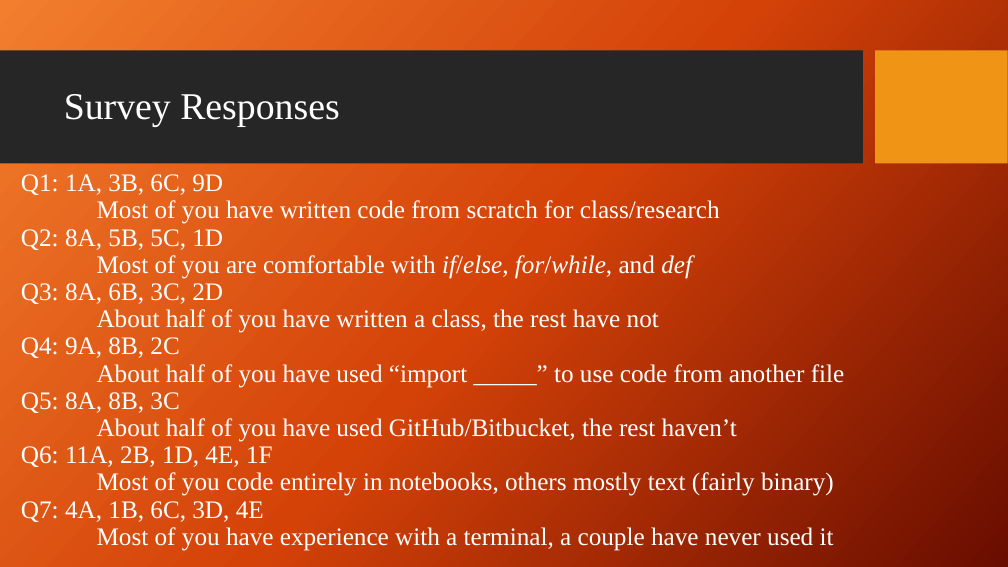
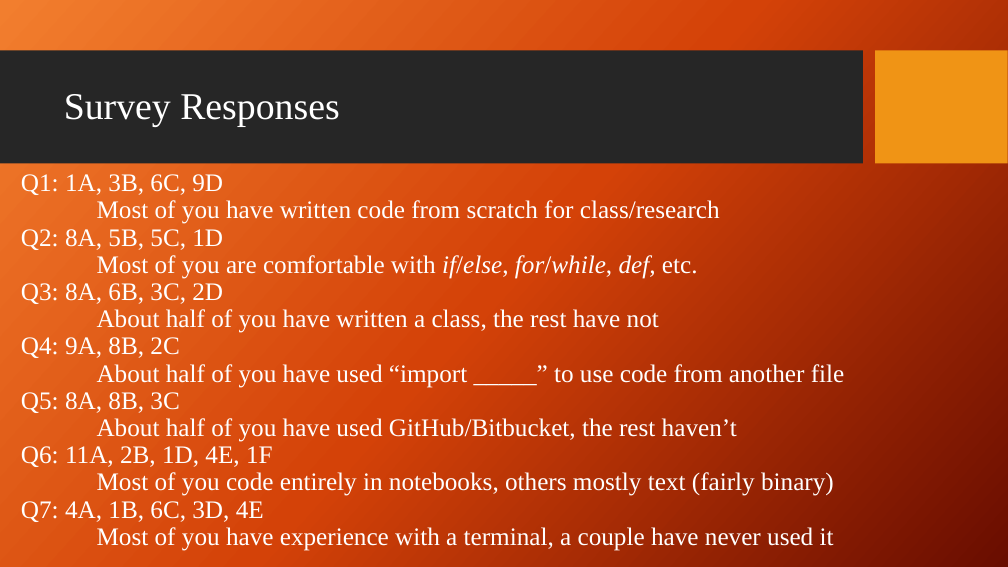
Before and after one commit to giganano/PythonBootcamp, a slide deck: slide 3 of slides/intro.pptx. Drawn at 1008x567 pixels with LibreOffice and Linux fonts; fonts in the diff are those of the drawing; background and template pictures are left out. Boxes give left, top, right and bottom in pixels: in the first picture for what was removed or moved away, otherwise in the second. Text is boxed around its words. In the diff, an @@ line names an element or a change of style, - is before the commit and + after.

```diff
--- a/slides/intro.pptx
+++ b/slides/intro.pptx
@@ text at (x1=97, y1=255, x2=698, y2=279): text changed @@
-Most of you are comfortable with if/else, for/while, and def
+Most of you are comfortable with if/else, for/while, def, etc.
```
Also in this commit, not shown: 1 other slide changed, 1 slide added, 5 other files.
